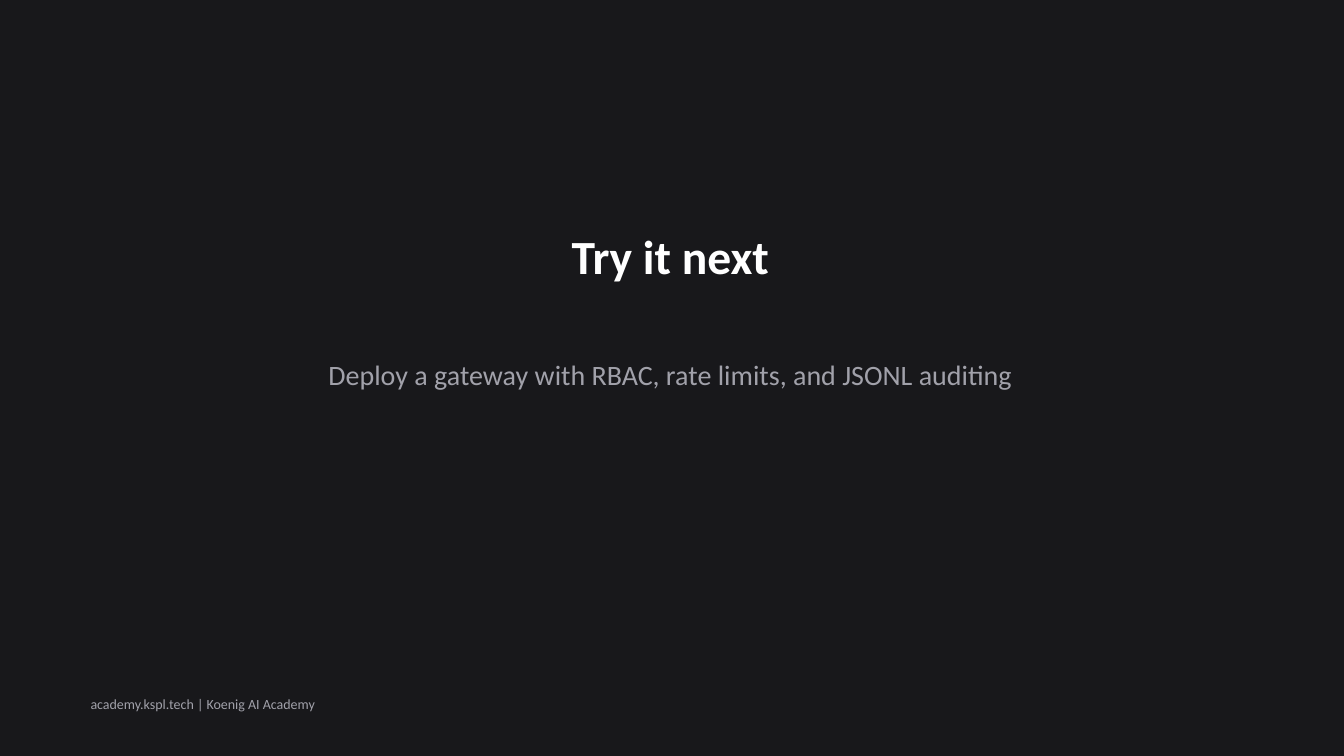
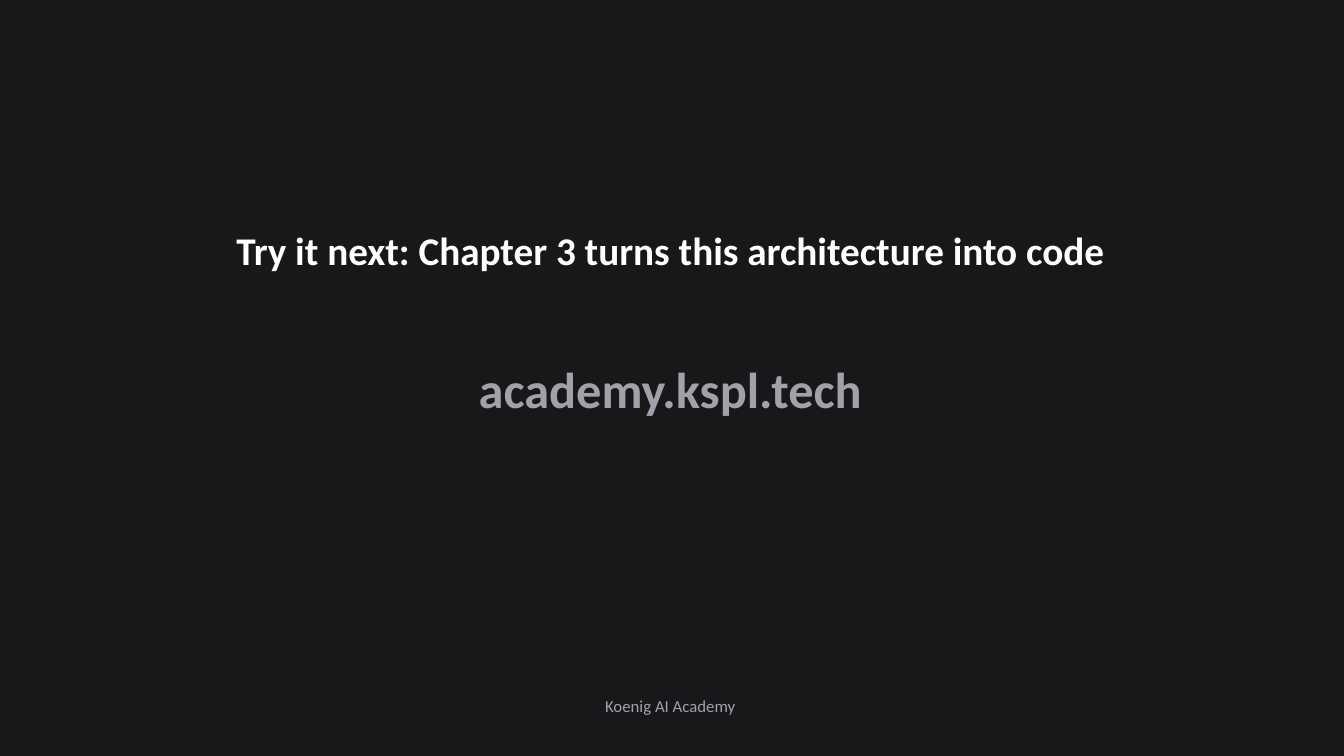
Before and after one commit to Koenig-Solutions-Private-Limited/koenig-ai-org, a slide deck: slide 7 of vault/courses/claude-tool-use-from-zero/ch02-slides.pptx. Drawn at 1344x756 pixels with LibreOffice and Linux fonts; fonts in the diff are those of the drawing. Boxes give left, top, right and bottom in pixels: in the first picture for what was removed or moved away, otherwise in the second. Text is boxed around its words. In the diff, an @@ line names an element or a change of style, - is before the commit and + after.

```diff
--- a/vault/courses/claude-tool-use-from-zero/ch02-slides.pptx
+++ b/vault/courses/claude-tool-use-from-zero/ch02-slides.pptx
@@ text at <box>236,237,1104,271</box>: text changed; size 34 to 28 pt @@
-Try it next
+Try it next: Chapter 3 turns this architecture into code
@@ text at <box>479,372,862,416</box>: text changed; size 20 to 36 pt; bold on @@
-Deploy a gateway with RBAC, rate limits, and JSONL auditing
+academy.kspl.tech
@@ text at <box>605,700,736,715</box>: text changed; size 10 to 12 pt @@
-academy.kspl.tech | Koenig AI Academy
+Koenig AI Academy
```
Also in this commit, not shown: 4 other slides changed, 2 slides added, 2 slides removed, 1 other file.
